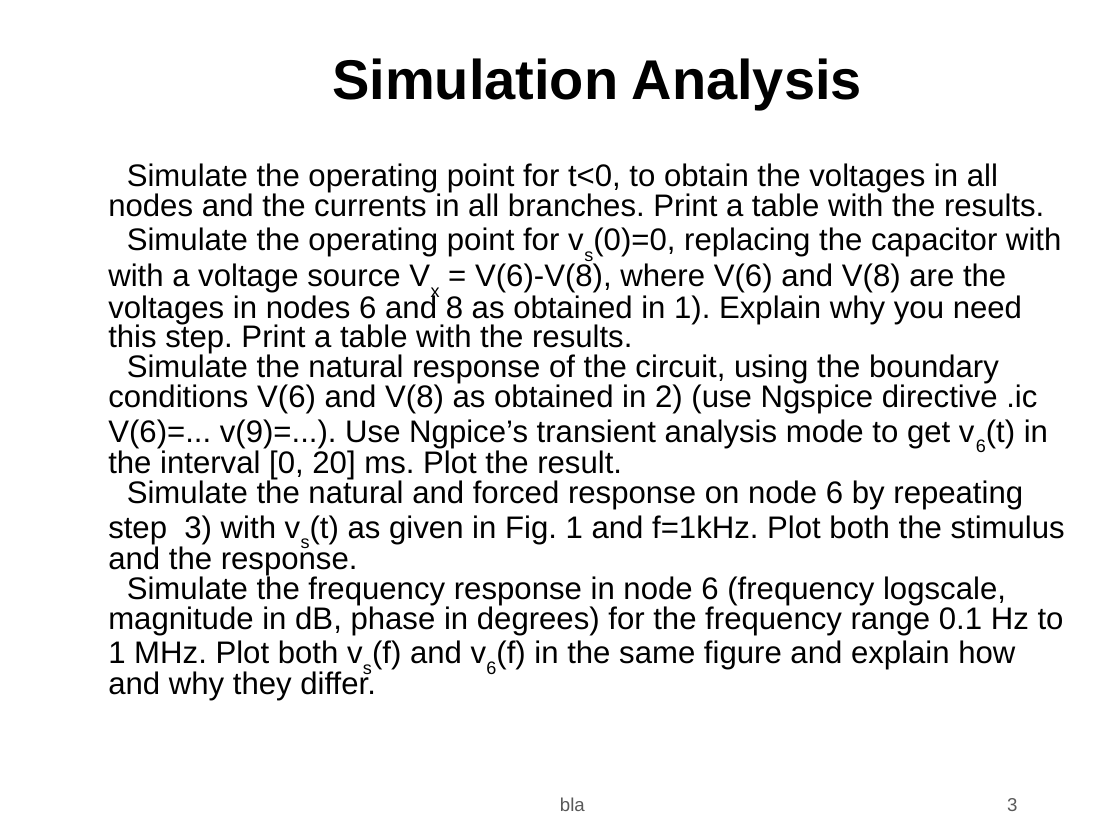
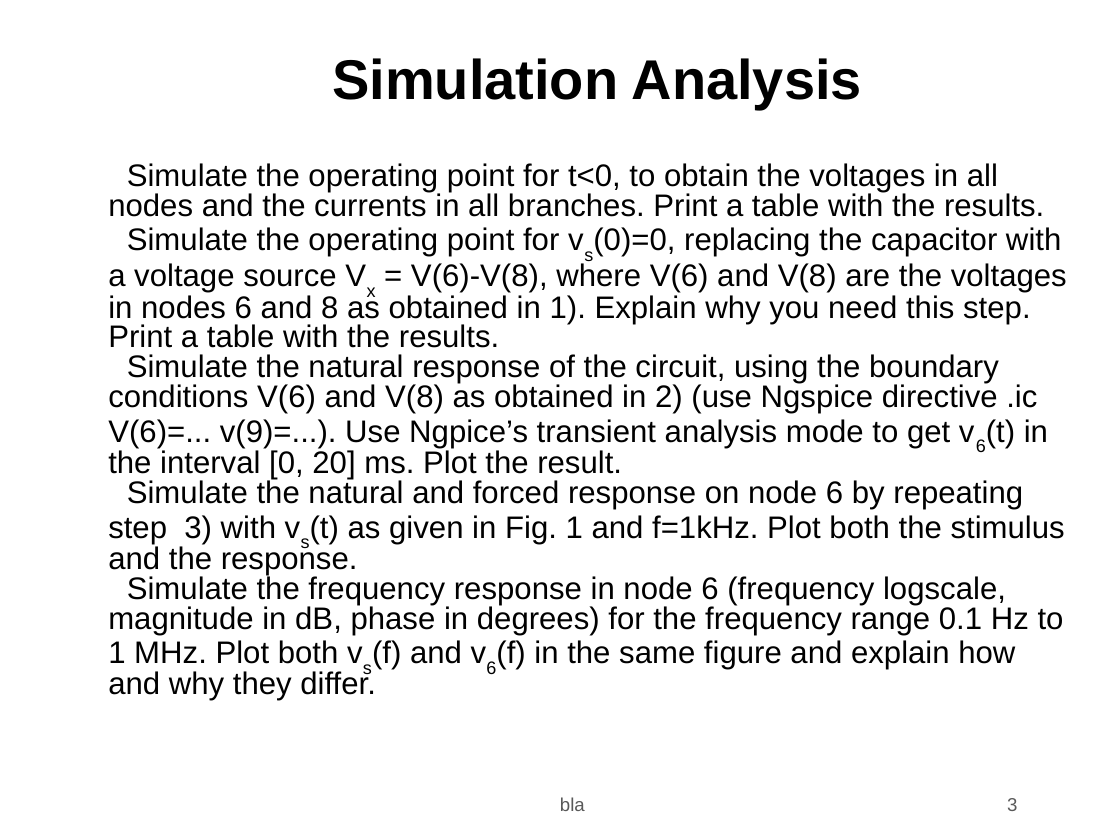
Before and after one commit to JoseMedeiro/ist-tcfe, a slide deck: slide 3 of t2/Enunciado/t2.odp. Drawn at 1120x840 pixels with LibreOffice and Linux fonts; fonts in the diff are those of the drawing; background and template pictures are left out. Boxes give left, top, right and bottom in pixels: in the first picture for what was removed or moved away, otherwise in the second. Text is boxed around its words. In the diff, an @@ line names an element or a change of style, - is before the commit and + after.

```diff
--- a/t2/Enunciado/t2.odp
+++ b/t2/Enunciado/t2.odp
@@ text at [108, 227, 1067, 348]: text changed @@
-2) Simulate the operating point for vs(0)=0, replacing the capacitor with with a voltage source Vx = V(6)-V(8), where V(6) and V(8) are the voltages in nodes 6 and 8 as obtained in 1). Explain why you need this step. Print a table with the results.
+2) Simulate the operating point for vs(0)=0, replacing the capacitor with a voltage source Vx = V(6)-V(8), where V(6) and V(8) are the voltages in nodes 6 and 8 as obtained in 1). Explain why you need this step. Print a table with the results.
```
Also in this commit, not shown: 2 other slides changed, 11 other files.
